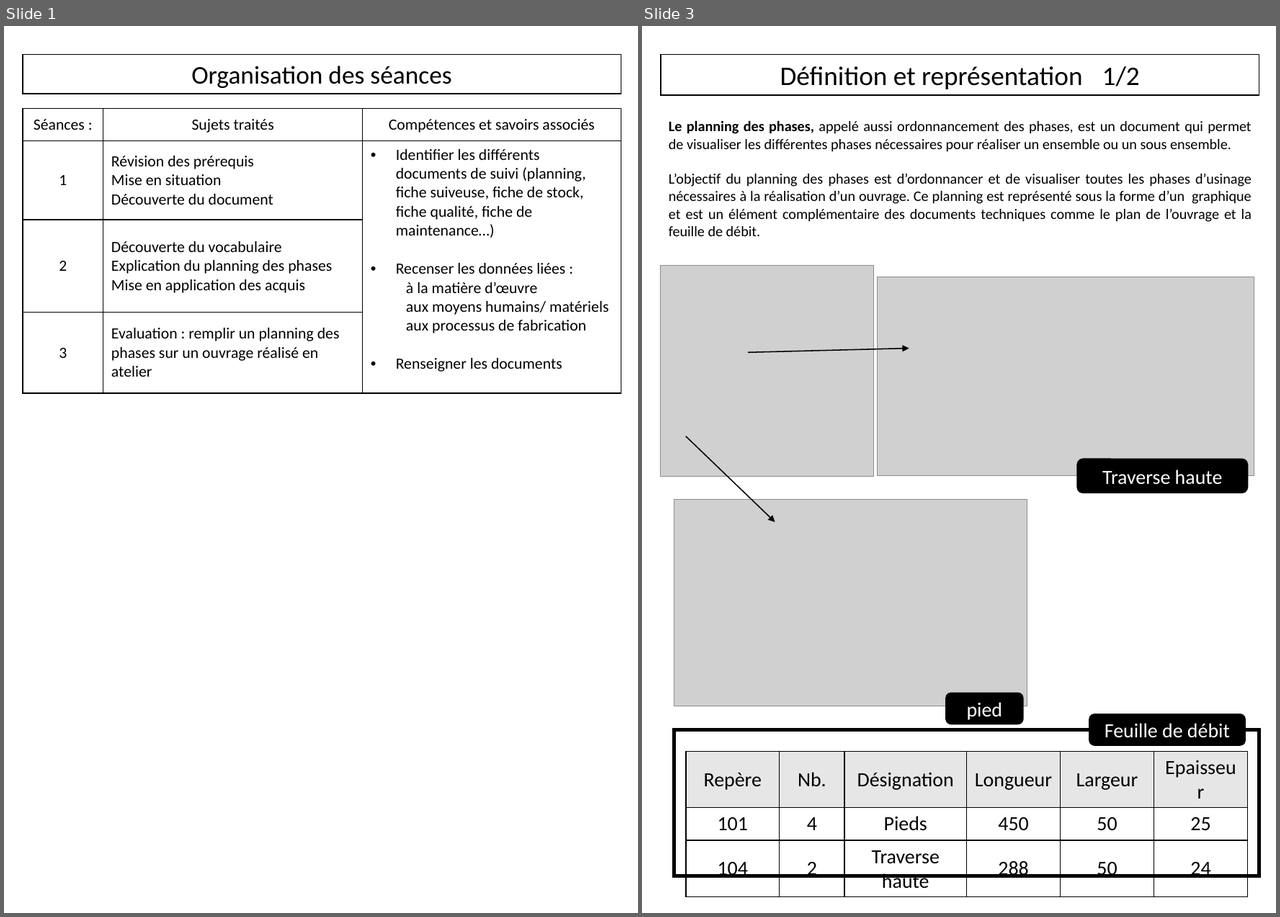
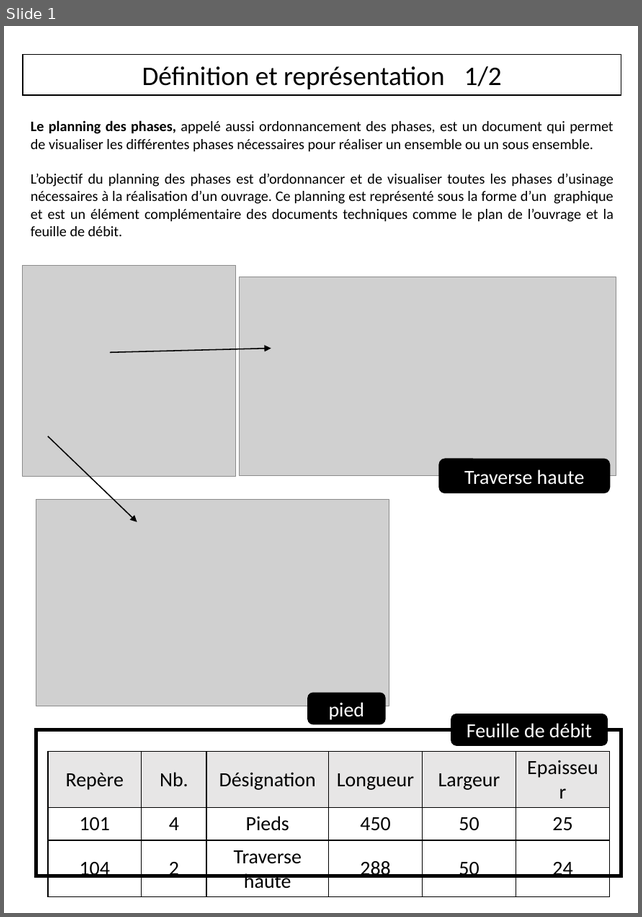
Before and after one commit to kduchevreuil/Cours-Menuiserie, a slide deck: Le planning de phase.pptx. Shown side by side, each under a label of ours: slides 1 and 3 before the commit, slide 1 after it; the slides between them are not shown. The pictures are 1280x917 and 642x917 pixels, drawn with LibreOffice and Linux fonts; fonts in the diff are those of the drawing; grey boxes stand for pictures. Boxes give left, top, right and bottom in pixels: in the first picture for what was removed or moved away, otherwise in the second. Text is boxed around its words. In the diff, an @@ line names an element or a change of style, - is before the commit and + after.

```diff
--- a/Le planning de phase.pptx
+++ b/Le planning de phase.pptx
@@ slide 1 removed at <box>4,26,638,913</box>, background #FFFFFF @@
@@ rectangle removed at <box>23,54,621,94</box> @@
-Organisation des séances
@@ table removed at <box>23,108,621,393</box>, 4 rows, 3 columns @@
-Séances : | Sujets traités | Compétences et savoirs associés
-1 | Révision des prérequis / Mise en situation / Découverte du document | Identifier les différents documents de suivi (planning, fiche suiveuse, fiche de stock, fiche qualité, fiche de maintenance…) / Recenser les données liées : / à la matière d’œuvre / aux moyens humains/ matériels / aux processus de fabrication / Renseigner les documents
-2 | Découverte du vocabulaire / Explication du planning des phases / Mise en application des acquis | 
-3 | Evaluation : remplir un planning des phases sur un ouvrage réalisé en atelier | 
@@ what was slide 3 is now slide 1 @@
```
Also in this commit, not shown: 1 slide added, 1 other slide removed, 5 other files.
